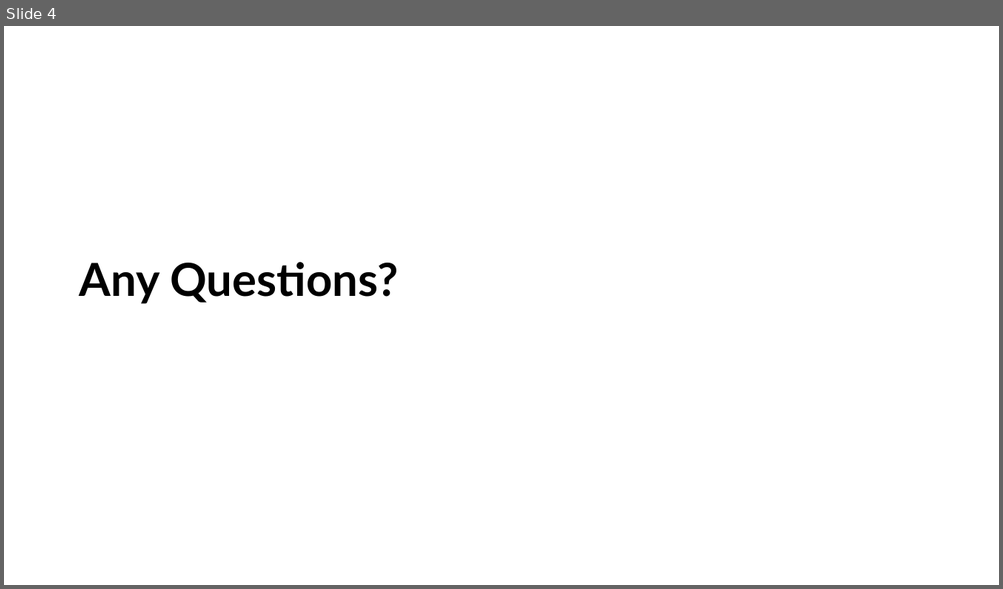
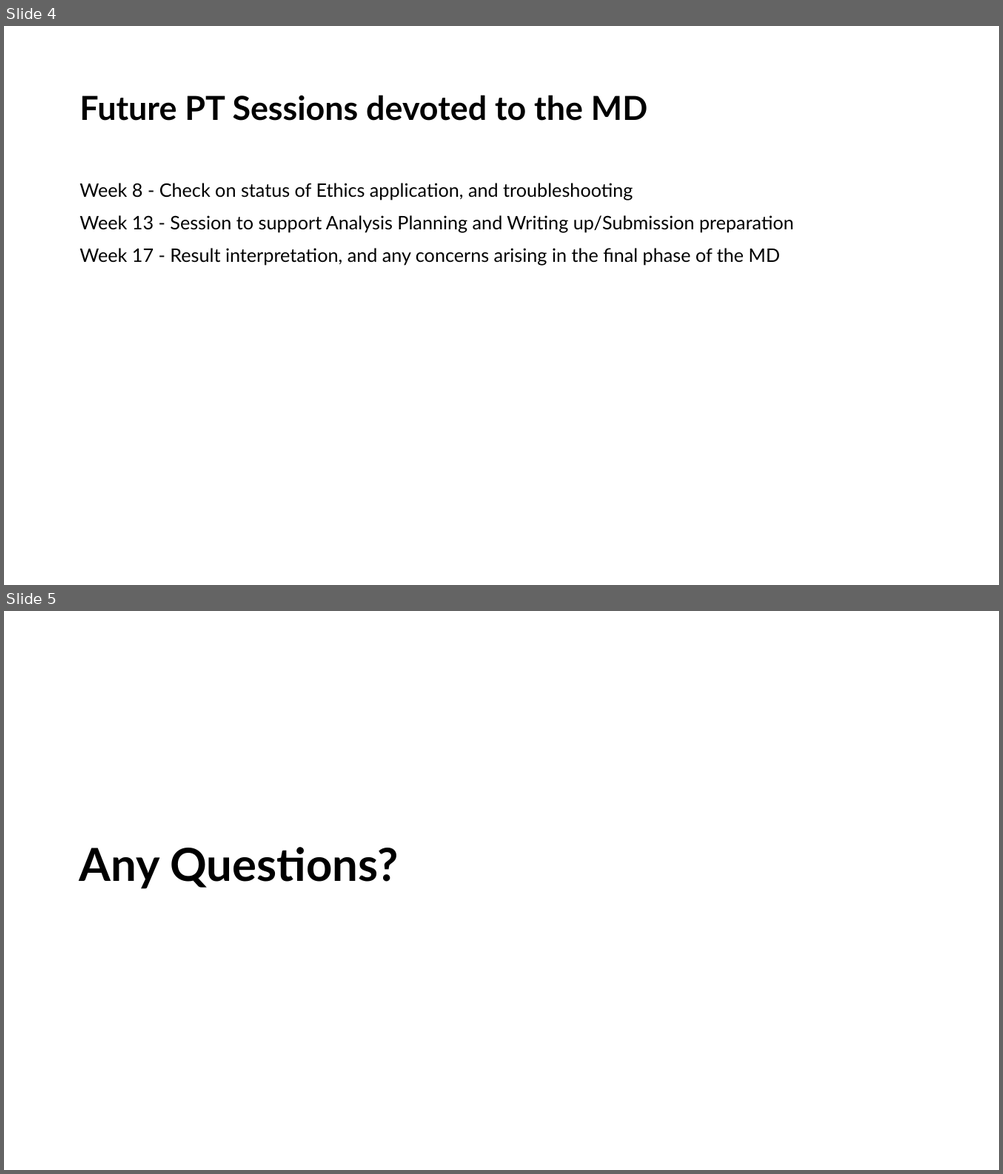
Before and after one commit to LittleMonkeyLab/PS52007Dslides, a slide deck: _site/lectures/Lecture03/Lecture03.pptx. Shown one above the other, each under a label of ours: slide 4 before the commit, slides 4 and 5 after it. The pictures are 1003x589 and 1003x1174 pixels, drawn with LibreOffice and Linux fonts; fonts in the diff are those of the drawing; background and template pictures are left out. Boxes give left, top, right and bottom in pixels: in the first picture for what was removed or moved away, otherwise in the second. Text is boxed around its words. In the diff, an @@ line names an element or a change of style, - is before the commit and + after.

```diff
--- a/_site/lectures/Lecture03/Lecture03.pptx
+++ b/_site/lectures/Lecture03/Lecture03.pptx
@@ slide 4 added at (4,26,999,585), background #FFFFFF @@
@@ title added at (79,95,647,121), 32 pt, text #000000, bold @@
+Future PT Sessions devoted to the MD
@@ text added at (79,183,794,266), 18 pt, text #000000 @@
+Week 8 - Check on status of Ethics application, and troubleshooting
+Week 13 - Session to support Analysis Planning and Writing up/Submission preparation
+Week 17 - Result interpretation, and any concerns arising in the final phase of the MD
@@ what was slide 4 is now slide 5 @@
```
Also in this commit, not shown: 2 slides changed, 22 other slides added, 1 slide removed, 47 other files.
